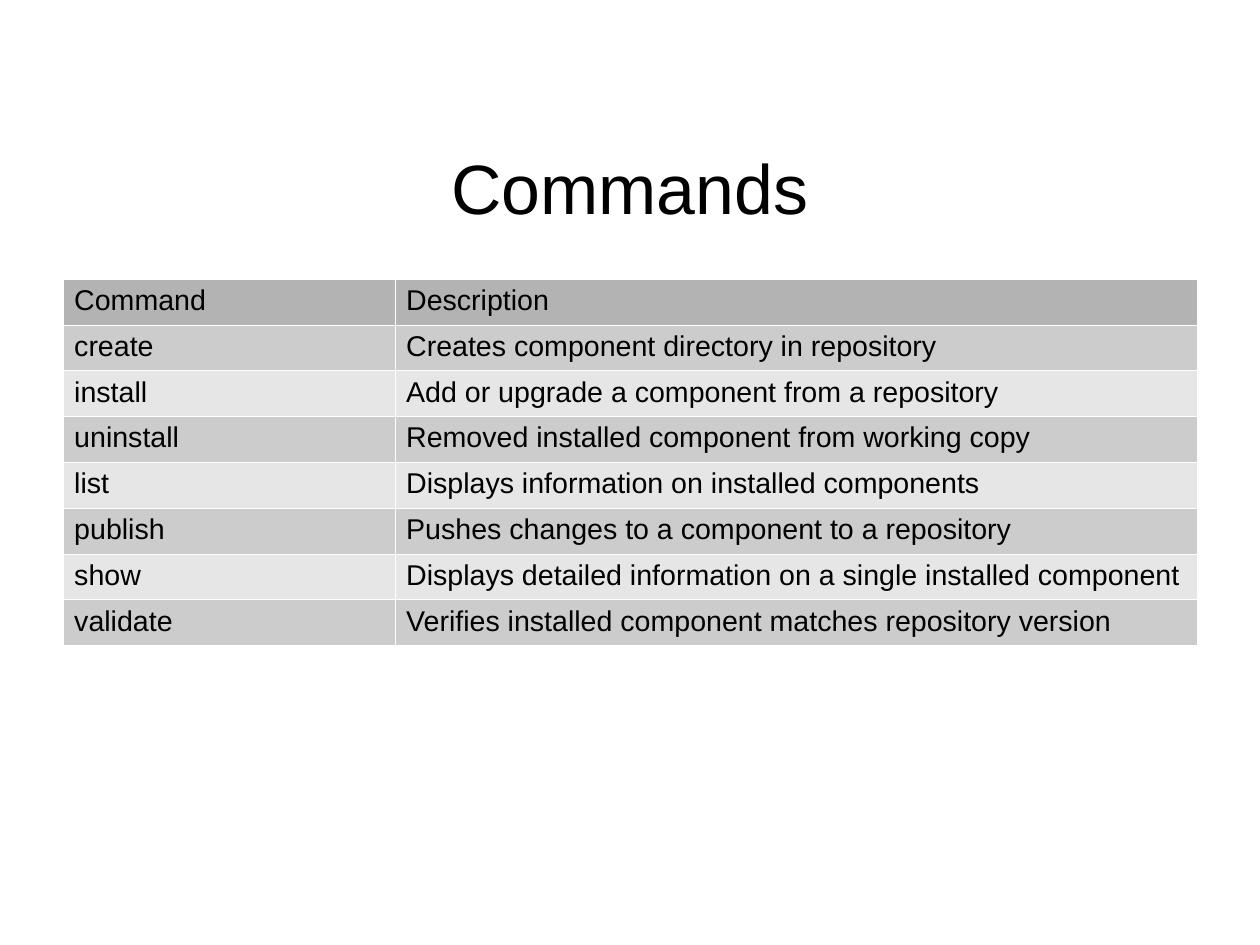
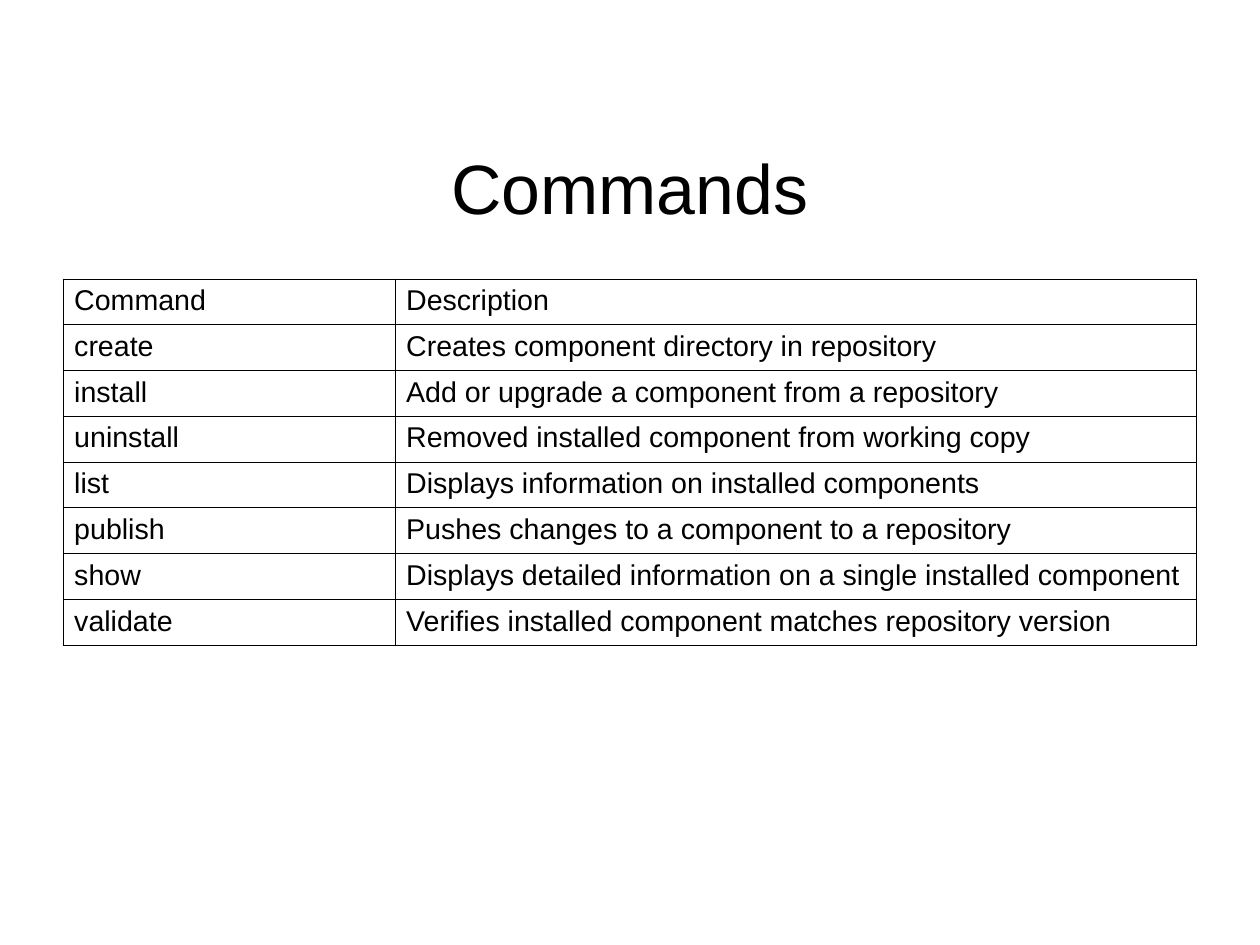
Before and after one commit to jeremiah-c-leary/hdl-component-manager, a slide deck: slide 4 of docs/presentations/hdl-component-manager.odp. Drawn at 1260x945 pixels with LibreOffice and Linux fonts; fonts in the diff are those of the drawing; background and template pictures are left out. Boxes give left, top, right and bottom in pixels: in the first picture for what was removed or moved away, otherwise in the second. Text is boxed around its words. In the diff, an @@ line names an element or a change of style, - is before the commit and + after.

```diff
--- a/docs/presentations/hdl-component-manager.odp
+++ b/docs/presentations/hdl-component-manager.odp
@@ table at (x1=63, y1=279, x2=1197, y2=640) @@
@@ fill #B3B3B3 to none in row 1 @@
@@ fill #CCCCCC to none in 8 cells @@
@@ fill #E6E6E6 to none in 6 cells @@
@@ borders changed @@
```
Also in this commit, not shown: 2 other slides changed, 12 slides added, 1 slide removed, 1 other file.
